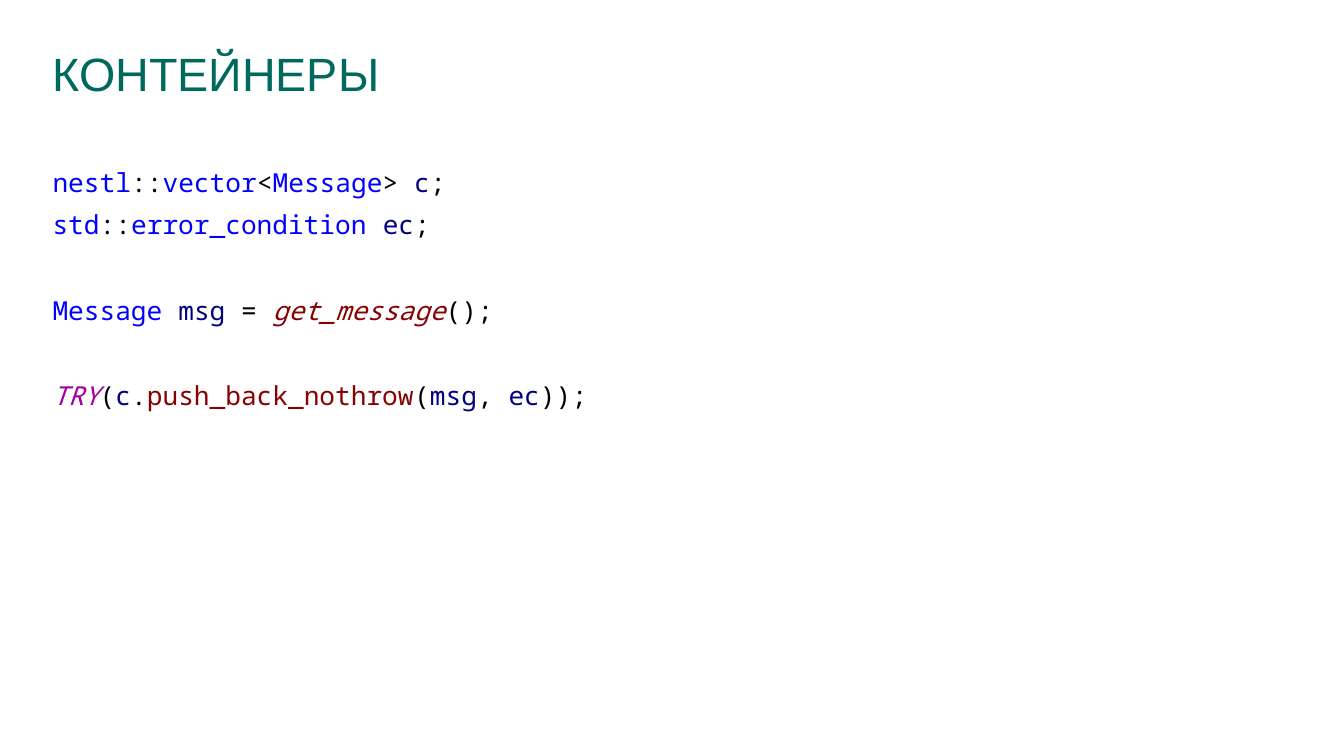
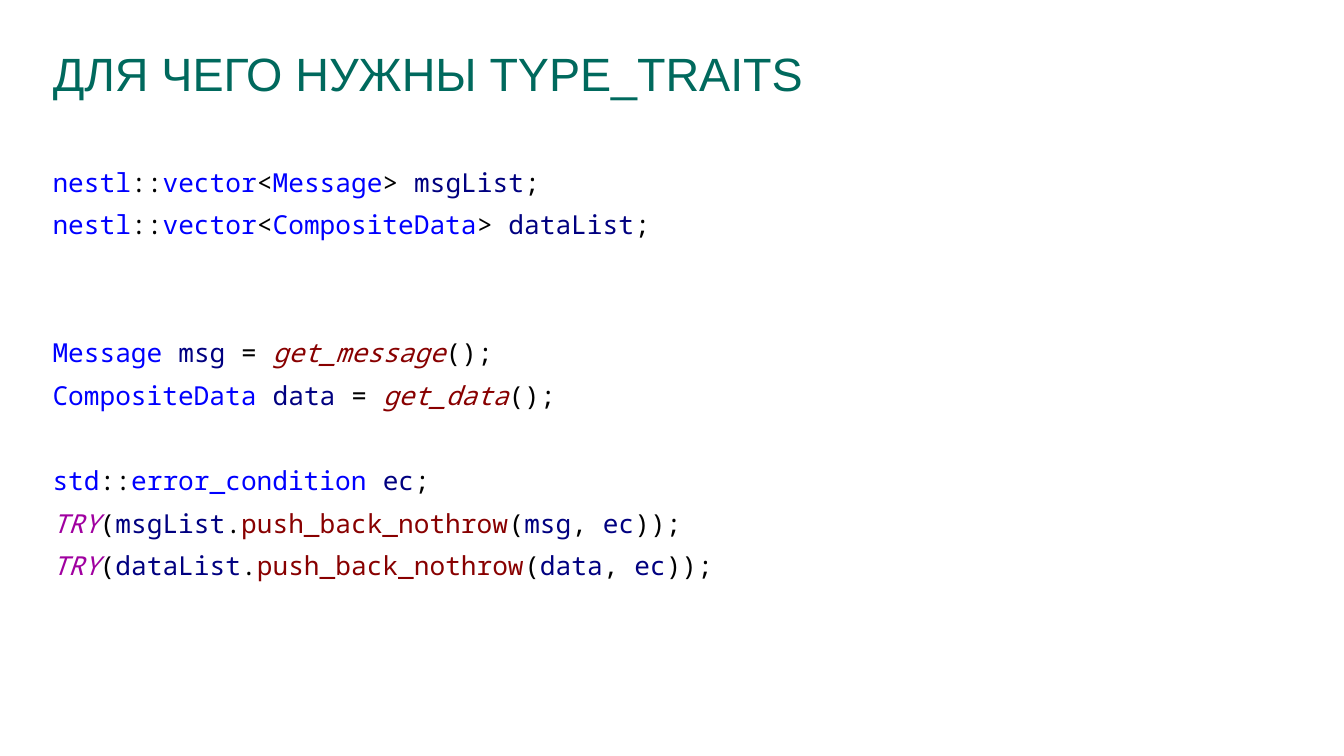
Before and after one commit to prograholic/prograholic.github.io, a slide deck: slide 20 of cpp_russia_2017_24_02_2017/24.02.2017_kutumov.pptx (slide 23 before the commit). Drawn at 1344x756 pixels with LibreOffice and Linux fonts; fonts in the diff are those of the drawing; background and template pictures are left out. Boxes give left, top, right and bottom in pixels: in the first picture for what was removed or moved away, otherwise in the second. Text is boxed around its words. In the diff, an @@ line names an element or a change of style, - is before the commit and + after.

```diff
--- a/cpp_russia_2017_24_02_2017/24.02.2017_kutumov.pptx
+++ b/cpp_russia_2017_24_02_2017/24.02.2017_kutumov.pptx
@@ title at [53,58,803,101]: text changed @@
-КОНТЕЙНЕРЫ
+ДЛЯ ЧЕГО НУЖНЫ TYPE_TRAITS
@@ text at [53,172,649,412]: text changed @@
-nestl::vector<Message> c;
+nestl::vector<Message> msgList;
+nestl::vector<CompositeData> dataList;
+Message msg = get_message();
+CompositeData data = get_data();
@@ text at [53,513,712,582]: text changed @@
-Message msg = get_message();
-TRY(c.push_back_nothrow(msg, ec));
+TRY(msgList.push_back_nothrow(msg, ec));
+TRY(dataList.push_back_nothrow(data, ec));
```
Also in this commit, not shown: 2 other slides changed, 3 slides removed.
